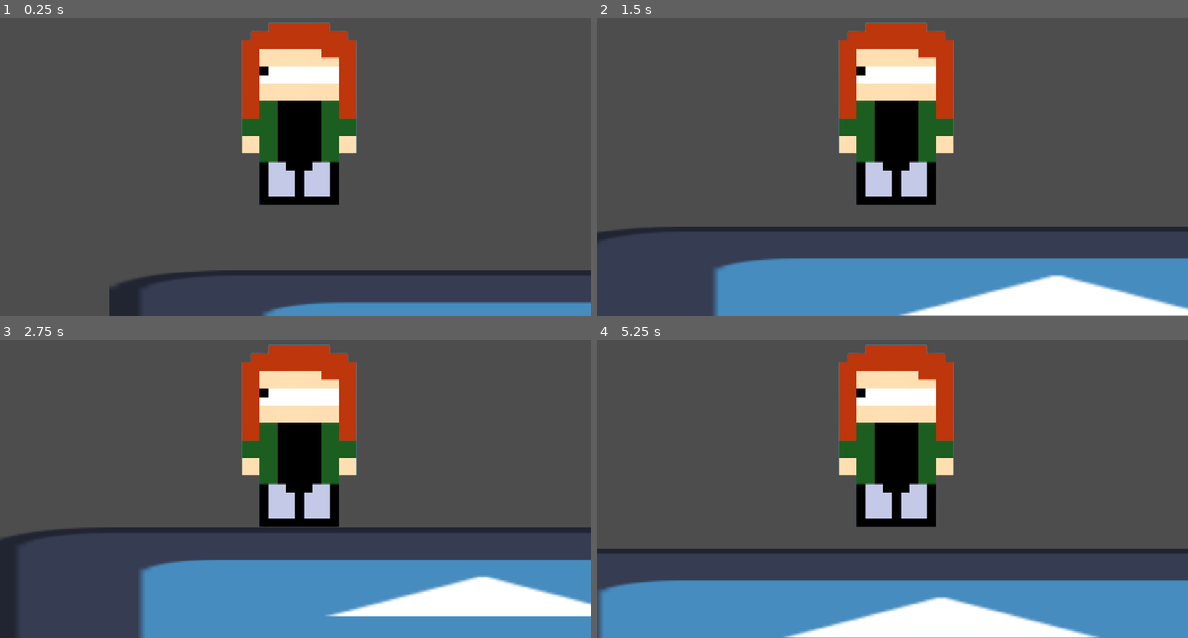
Above: before the commit, frames 1-4 (two rows, left to right).
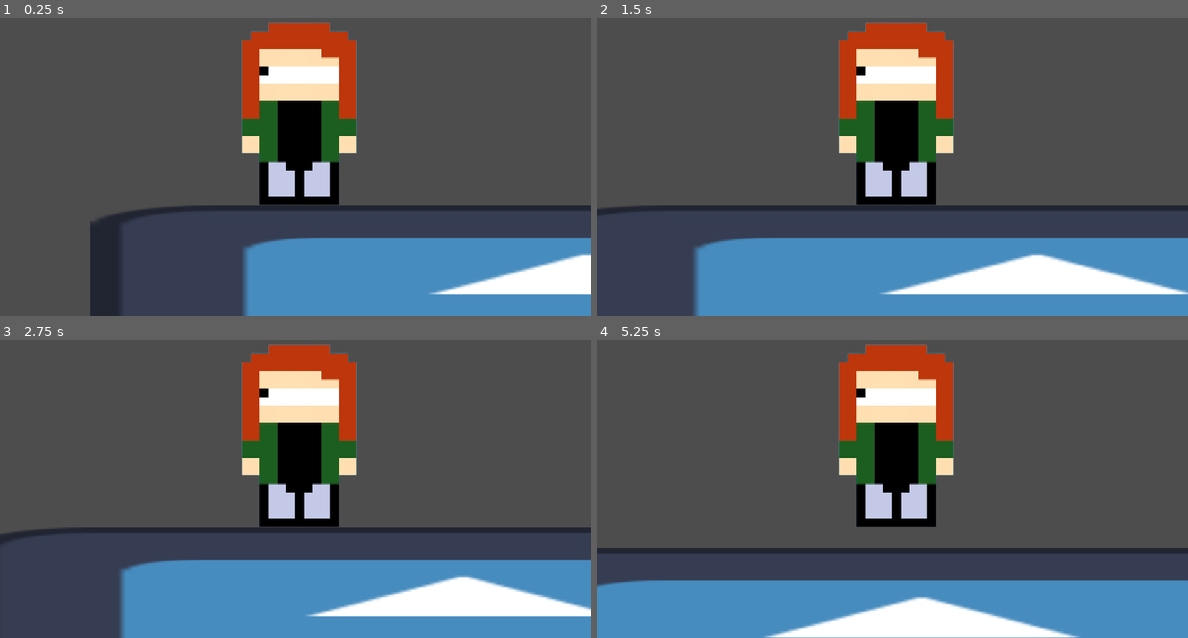
Above: after the commit, the same moments.

Repository: lazesnoop/Hard-Times
Game: Godot game, scene res://main.tscn
Same seed, same stepped clock (60 frames per second), same inputs: the game is played once before the commit and once after it. The engine's default icon, where the game draws it, is replaced by a stand-in: a white triangle on a blue panel in a dark square.
Inputs:
- Up to frame 1 (0.25 s): no input
- Up to frame 2 (1.5 s): tap Enter (ui_accept) at 0.5, 0.77 s; hold Right (ui_right) from 0.53 s (still down)
- Up to frame 3 (2.75 s): tap Enter (ui_accept) at 1.52 s; release Right (ui_right) at 2.03 s; hold Left (ui_left) from 2.03 s (still down)
- Up to frame 4 (5.25 s): release Left (ui_left) at 2.78 s; hold Right (ui_right) 2.78-4.28 s; tap Enter (ui_accept) at 3.02, 3.77, 4.52 s; hold Left (ui_left) 4.28-5.03 s; hold Right (ui_right) from 5.03 s (still down)

The runs differ from the first frame. In frame 1, 17% of the frame differs, in the area x 15-100%, y 62-100%; in frame 2, 16%; in frame 3, 3.2%; in frame 4, 1.9%.

Commit message:
added nodes

Diff:
--- a/hard-times/main.tscn
+++ b/hard-times/main.tscn
@@ -9,7 +9,7 @@
 [node name="main" type="Node2D" unique_id=322155903]
 
 [node name="StaticBody2D" type="StaticBody2D" parent="." unique_id=125746945]
-position = Vector2(595, 317)
+position = Vector2(557, 172)
 scale = Vector2(14.954905, 2.5766122)
 
 [node name="CollisionShape2D" type="CollisionShape2D" parent="StaticBody2D" unique_id=352137985]
--- /dev/null
+++ b/hard-times/node_2d.tscn
@@ -0,0 +1,3 @@
+[gd_scene format=3 uid="uid://b77hd3x758m5g"]
+
+[node name="Node2D" type="Node2D" unique_id=2038718745]
